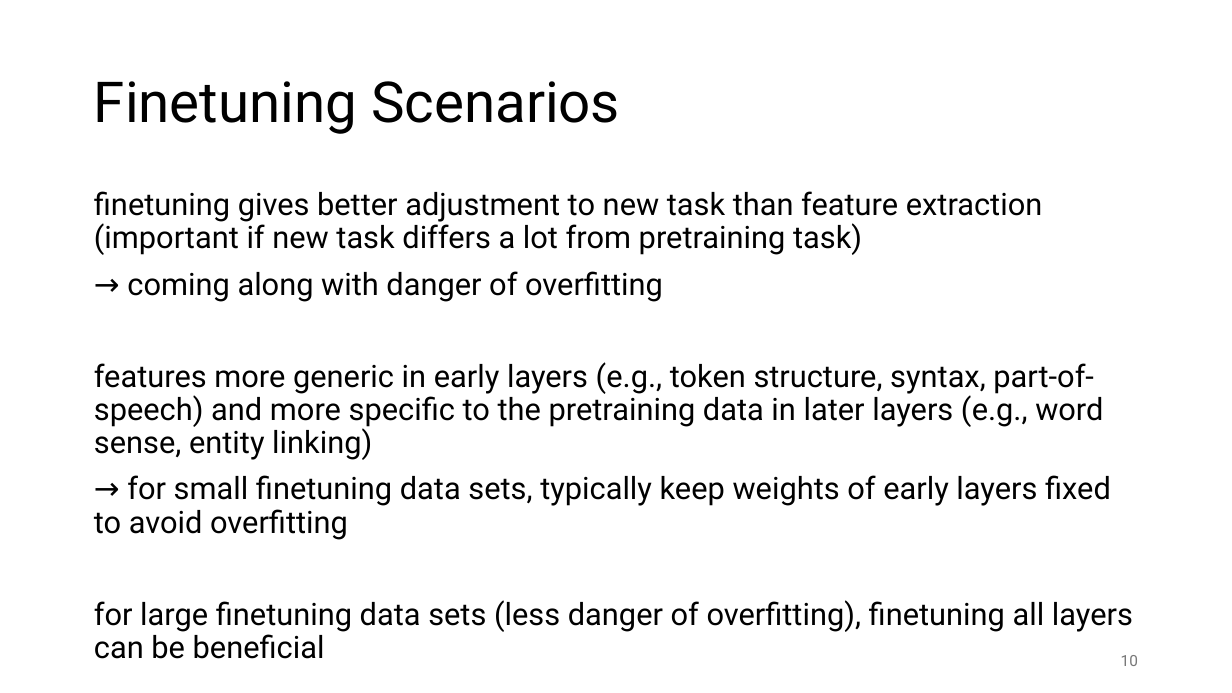
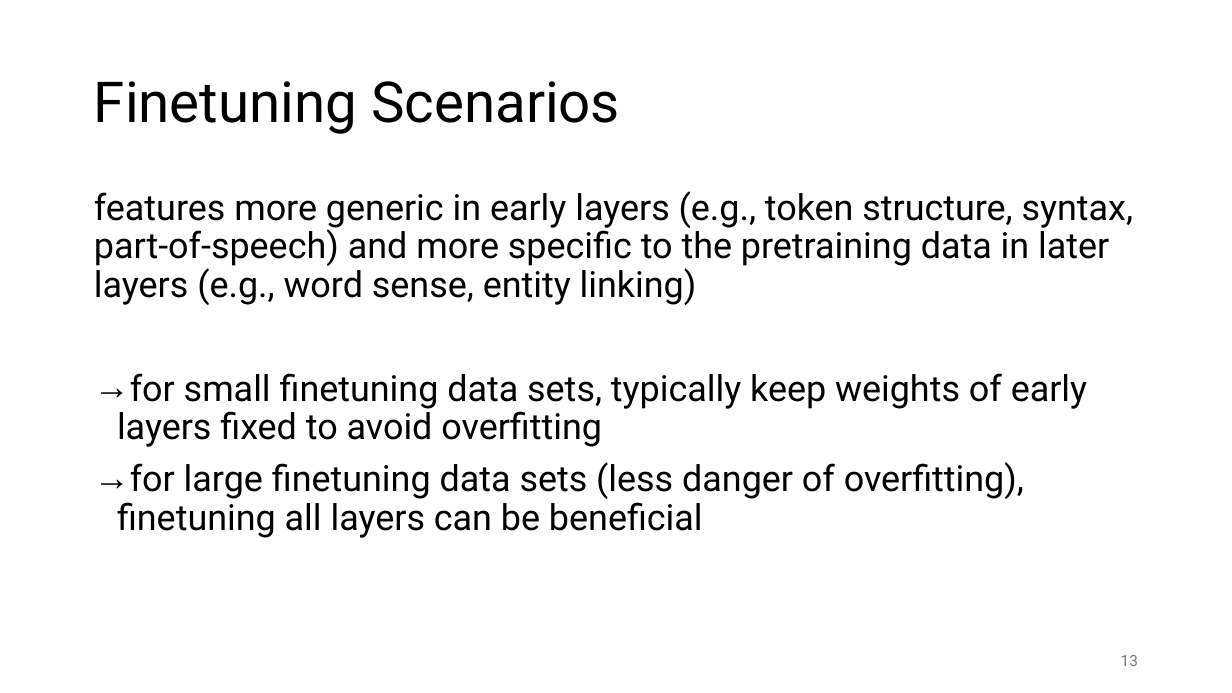
Before and after one commit to FelixWick/language_models, a slide deck: slide 13 of slides/5_finetuning.pptx (slide 10 before the commit). Drawn at 1232x693 pixels with LibreOffice and Linux fonts; fonts in the diff are those of the drawing. Boxes give left, top, right and bottom in pixels: in the first picture for what was removed or moved away, otherwise in the second. Text is boxed around its words. In the diff, an @@ line names an element or a change of style, - is before the commit and + after.

Commit message:
finetuning slides

```diff
--- a/slides/5_finetuning.pptx
+++ b/slides/5_finetuning.pptx
@@ text at bbox=[94, 191, 1042, 302]: paragraphs removed @@
-finetuning gives better adjustment to new task than feature extraction (important if new task differs a lot from pretraining task)
-→ coming along with danger of overfitting
@@ text at bbox=[94, 191, 1133, 538]: size 24 to 28 pt in "features more generic in early layers (e.g., ...", "for large finetuning data sets (less danger ..."; bullet none to → @@
@@ text at bbox=[117, 373, 1087, 447]: text changed; size 24 to 28 pt @@
-→ for small finetuning data sets, typically keep weights of early layers fixed to avoid overfitting
+→ for small finetuning data sets, typically keep weights of early layers fixed to avoid overfitting
@@ page number at bbox=[1121, 655, 1138, 666]: text changed @@
-10
+13
```
Also in this commit, not shown: 12 other slides changed, 7 slides added, 6 slides removed, 5 other files.
